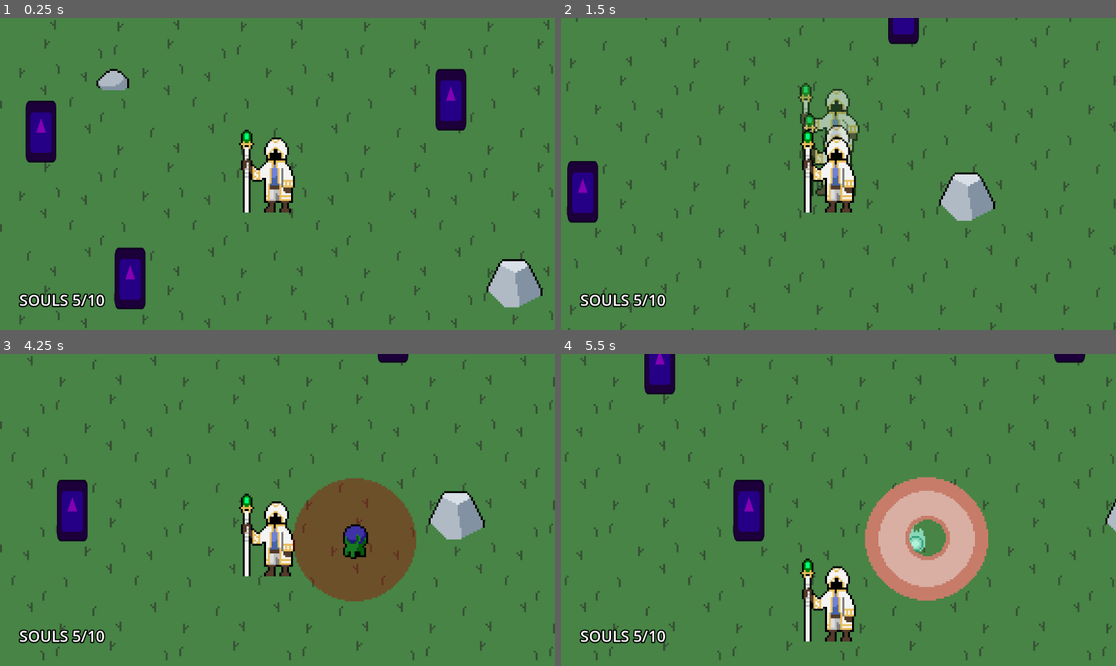
Above: before the commit, frames 1-4 (two rows, left to right).
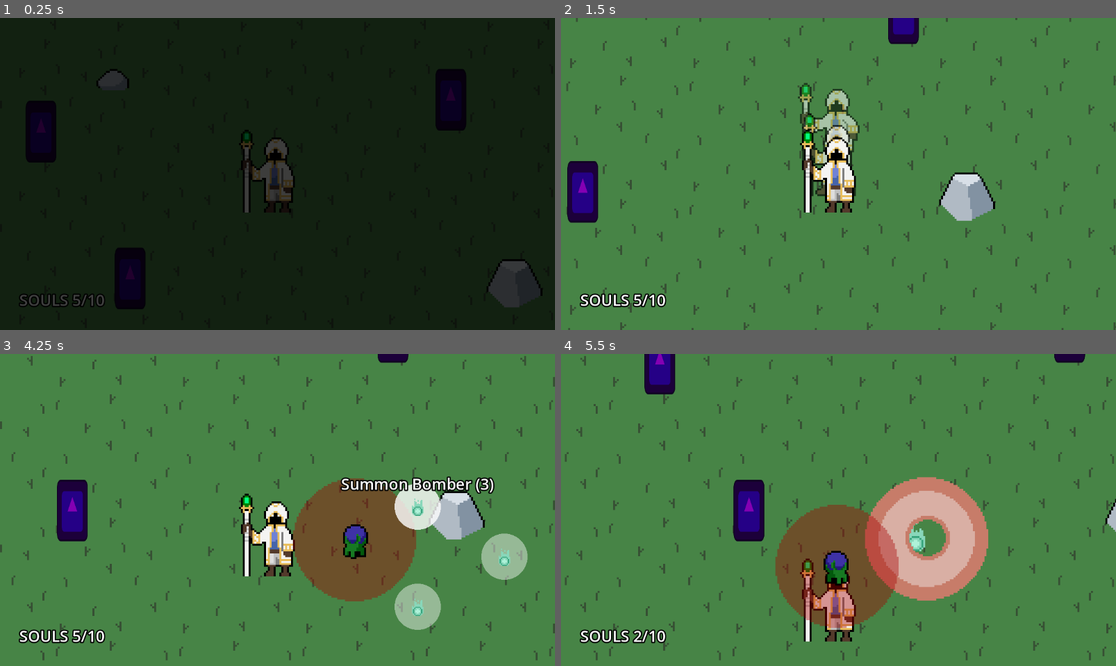
Above: after the commit, the same moments.

Repository: SleepyStudios/SummonerSurvivor
Game: Godot game, scene res://scenes/main.tscn
Two runs of this game, one before a commit and one after it. Both use one fixed random seed, a clock stepped at 60 frames per second and the inputs below. The engine's default icon, where the game draws it, is replaced by a stand-in: a white triangle on a blue panel in a dark square.
Inputs (mouse positions are in pixels of both pictures, inside the frame that each line leads up to):
- Up to frame 1 (0.25 s): no input
- Up to frame 2 (1.5 s): move the mouse to (960, 158) at 0.52 s; hold Right (right) 0.53-1.28 s; click (960, 158) at 0.6 s; move the mouse to (727, 189) at 1.27 s; hold Down (down) from 1.28 s (still down); tap Space (dash) at 1.35 s
- Up to frame 3 (4.25 s): click (166, 525) at 1.55 s; move the mouse to (333, 441) at 2.02 s; release Down (down) at 2.03 s; hold Right (right) 2.03-2.78 s; click (333, 441) at 2.1 s; move the mouse to (249, 572) at 2.77 s; hold Up (up) 2.78-3.53 s; click (249, 572) at 2.85 s; move the mouse to (444, 556) at 3.52 s; hold Left (left) from 3.53 s (still down); tap Space (dash) at 3.6 s; click (444, 556) at 3.8 s; right-click (444, 556) at 4.15 s
- Up to frame 4 (5.5 s): move the mouse to (672, 463) at 4.27 s; click (672, 463) at 4.35 s; move the mouse to (866, 510) at 5.02 s; release Left (left) at 5.03 s; hold Down (down) from 5.03 s (still down); click (866, 510) at 5.1 s

The runs differ from the first frame. In frame 1, 99% of the frame differs, in the area x 0-100%, y 0-100%; in frame 2, nothing differs; in frame 3, 3.8%; in frame 4, 6.8%.

Commit message:
better summon menu

Diff:
--- a/project.godot
+++ b/project.godot
@@ -60,3 +60,18 @@
 "events": [Object(InputEventMouseButton,"resource_local_to_scene":false,"resource_name":"","device":-1,"window_id":0,"a …(259 unchanged characters)…
 ]
 }
+scroll_up={
+"deadzone": 0.5,
+"events": [Object(InputEventMouseButton,"resource_local_to_scene":false,"resource_name":"","device":-1,"window_id":0,"alt_pressed":false,"shift_pressed":false,"ctrl_pressed":false,"meta_pressed":false,"button_mask":0,"position":Vector2(0, 0),"global_position":Vector2(0, 0),"factor":1.0,"button_index":4,"canceled":false,"pressed":false,"double_click":false,"script":null)
+]
+}
+scroll_down={
+"deadzone": 0.5,
+"events": [Object(InputEventMouseButton,"resource_local_to_scene":false,"resource_name":"","device":-1,"window_id":0,"alt_pressed":false,"shift_pressed":false,"ctrl_pressed":false,"meta_pressed":false,"button_mask":0,"position":Vector2(0, 0),"global_position":Vector2(0, 0),"factor":1.0,"button_index":5,"canceled":false,"pressed":false,"double_click":false,"script":null)
+]
+}
+choose_summon={
+"deadzone": 0.5,
+"events": [Object(InputEventMouseButton,"resource_local_to_scene":false,"resource_name":"","device":-1,"window_id":0,"alt_pressed":false,"shift_pressed":false,"ctrl_pressed":false,"meta_pressed":false,"button_mask":1,"position":Vector2(284, 24),"global_position":Vector2(292, 104),"factor":1.0,"button_index":1,"canceled":false,"pressed":true,"double_click":false,"script":null)
+]
+}
--- a/scenes/main.tscn
+++ b/scenes/main.tscn
@@ -1,14 +1,13 @@
-[gd_scene load_steps=14 format=3 uid="uid://divr04l50vppw"]
+[gd_scene load_steps=16 format=3 uid="uid://divr04l50vppw"]
 
 [ext_resource type="Texture2D" uid="uid://crmcwehtwe8eo" path="res://assets/world/grass.png" id="1_wgp2o"]
 [ext_resource type="PackedScene" uid="uid://c4if563vdqfb" path="res://scenes/world/big_rock.tscn" id="2_nbd1h"]
 [ext_resource type="Script" path="res://scripts/monuments_spawner.gd" id="3_loki5"]
 [ext_resource type="PackedScene" uid="uid://dqqik74dpfhvf" path="res://scenes/world/small_rock.tscn" id="3_r2e6h"]
 [ext_resource type="Script" path="res://scripts/spawner.gd" id="4_d5jgv"]
-[ext_resource type="Texture2D" uid="uid://dmf5o33urhy8a" path="res://assets/soul.png" id="5_6bfam"]
 [ext_resource type="Script" path="res://scripts/radial_menu.gd" id="6_lhuss"]
-[ext_resource type="Theme" uid="uid://yu1dowvtkl7f" path="res://assets/theme.tres" id="7_t471f"]
-[ext_resource type="Script" path="res://scripts/summon_button.gd" id="8_0lvb4"]
+[ext_resource type="PackedScene" uid="uid://51lwhs82udsv" path="res://scenes/ui/summon_button.tscn" id="7_3qbdf"]
+[ext_resource type="Theme" uid="uid://yu1dowvtkl7f" path="res://assets/ui/theme.tres" id="7_t471f"]
 [ext_resource type="Script" path="res://scripts/souls_label.gd" id="10_3dof2"]
 [ext_resource type="PackedScene" uid="uid://c7ylt42bmheo6" path="res://scenes/player.tscn" id="10_ikbc3"]
 
@@ -17,6 +16,67 @@
 
 [sub_resource type="RectangleShape2D" id="RectangleShape2D_y87is"]
 size = Vector2(100, 1920)
+
+[sub_resource type="Animation" id="Animation_kjypw"]
+length = 0.001
+tracks/0/type = "value"
+tracks/0/imported = false
+tracks/0/enabled = true
+tracks/0/path = NodePath(".:color")
+tracks/0/interp = 1
+tracks/0/loop_wrap = true
+tracks/0/keys = {
+"times": PackedFloat32Array(0),
+"transitions": PackedFloat32Array(1),
+"update": 0,
+"values": [Color(0, 0, 0, 1)]
+}
+tracks/1/type = "value"
+tracks/1/imported = false
+tracks/1/enabled = true
+tracks/1/path = NodePath(".:position")
+tracks/1/interp = 1
+tracks/1/loop_wrap = true
+tracks/1/keys = {
+"times": PackedFloat32Array(0),
+"transitions": PackedFloat32Array(1),
+"update": 0,
+"values": [Vector2(0, 0)]
+}
+
+[sub_resource type="Animation" id="Animation_gbq3t"]
+resource_name = "fade_out"
+length = 2.0
+tracks/0/type = "value"
+tracks/0/imported = false
+tracks/0/enabled = true
+tracks/0/path = NodePath(".:color")
+tracks/0/interp = 1
+tracks/0/loop_wrap = true
+tracks/0/keys = {
+"times": PackedFloat32Array(0, 1),
+"transitions": PackedFloat32Array(1, 1),
+"update": 0,
+"values": [Color(0, 0, 0, 1), Color(0, 0, 0, 0)]
+}
+tracks/1/type = "value"
+tracks/1/imported = false
+tracks/1/enabled = true
+tracks/1/path = NodePath(".:position")
+tracks/1/interp = 1
+tracks/1/loop_wrap = true
+tracks/1/keys = {
+"times": PackedFloat32Array(0, 1.5),
+"transitions": PackedFloat32Array(1, 1),
+"update": 0,
+"values": [Vector2(0, 0), Vector2(2.08165e-12, -1000)]
+}
+
+[sub_resource type="AnimationLibrary" id="AnimationLibrary_vagu1"]
+_data = {
+"RESET": SubResource("Animation_kjypw"),
+"fade_out": SubResource("Animation_gbq3t")
+}
 
 [node name="Scene" type="Node2D"]
 texture_filter = 1
@@ -71,148 +131,20 @@
 [node name="Monuments" type="Node2D" parent="."]
 script = ExtResource("3_loki5")
 
-[node name="RadialMenu" type="Control" parent="."]
-visible = false
+[node name="RadialMenu" type="Node2D" parent="."]
 z_index = 999
-layout_mode = 3
-anchors_preset = 8
-anchor_left = 0.5
-anchor_top = 0.5
-anchor_right = 0.5
-anchor_bottom = 0.5
-offset_left = 556.0
-offset_top = 304.0
-offset_right = 596.0
-offset_bottom = 344.0
-grow_horizontal = 2
-grow_vertical = 2
 script = ExtResource("6_lhuss")
 
-[node name="Button" type="Button" parent="RadialMenu"]
-custom_minimum_size = Vector2(90, 90)
-layout_mode = 0
-offset_top = -90.0
-offset_right = 90.0
-tooltip_text = "Summon Bomber (5)"
-theme = ExtResource("7_t471f")
-disabled = true
-script = ExtResource("8_0lvb4")
-creature_name = "Bomber"
-creature_scene = "bomber"
-cost = 5
+[node name="SummonButton" parent="RadialMenu" instance=ExtResource("7_3qbdf")]
+position = Vector2(-60, -103.923)
 
-[node name="TextureRect" type="TextureRect" parent="RadialMenu/Button"]
-modulate = Color(1, 1, 1, 0.196078)
-layout_mode = 1
-anchors_preset = 8
-anchor_left = 0.5
-anchor_top = 0.5
-anchor_right = 0.5
-anchor_bottom = 0.5
-offset_left = -20.0
-offset_top = -20.0
-offset_right = 20.0
-offset_bottom = 20.0
-grow_horizontal = 2
-grow_vertical = 2
-texture = ExtResource("5_6bfam")
-expand_mode = 2
-stretch_mode = 4
+[node name="SummonButton2" parent="RadialMenu" instance=ExtResource("7_3qbdf")]
+position = Vector2(-60, 103.923)
+cost = 1
 
-[node name="Button2" type="Button" parent="RadialMenu"]
-custom_minimum_size = Vector2(90, 90)
-layout_mode = 0
-offset_left = -90.0
-offset_bottom = 90.0
-tooltip_text = "Summon Bomber (5)"
-theme = ExtResource("7_t471f")
-disabled = true
-script = ExtResource("8_0lvb4")
-creature_name = "Bomber"
-creature_scene = "bomber"
-cost = 5
-
-[node name="TextureRect" type="TextureRect" parent="RadialMenu/Button2"]
-modulate = Color(1, 1, 1, 0.196078)
-layout_mode = 1
-anchors_preset = 8
-anchor_left = 0.5
-anchor_top = 0.5
-anchor_right = 0.5
-anchor_bottom = 0.5
-offset_left = -20.0
-offset_top = -20.0
-offset_right = 20.0
-offset_bottom = 20.0
-grow_horizontal = 2
-grow_vertical = 2
-texture = ExtResource("5_6bfam")
-expand_mode = 2
-stretch_mode = 4
-
-[node name="Button3" type="Button" parent="RadialMenu"]
-custom_minimum_size = Vector2(90, 90)
-layout_mode = 0
-offset_top = 90.0
-offset_right = 90.0
-offset_bottom = 180.0
-tooltip_text = "Summon Bomber (5)"
-theme = ExtResource("7_t471f")
-disabled = true
-script = ExtResource("8_0lvb4")
-creature_name = "Bomber"
-creature_scene = "bomber"
-cost = 5
-
-[node name="TextureRect" type="TextureRect" parent="RadialMenu/Button3"]
-modulate = Color(1, 1, 1, 0.196078)
-layout_mode = 1
-anchors_preset = 8
-anchor_left = 0.5
-anchor_top = 0.5
-anchor_right = 0.5
-anchor_bottom = 0.5
-offset_left = -20.0
-offset_top = -20.0
-offset_right = 20.0
-offset_bottom = 20.0
-grow_horizontal = 2
-grow_vertical = 2
-texture = ExtResource("5_6bfam")
-expand_mode = 2
-stretch_mode = 4
-
-[node name="Button4" type="Button" parent="RadialMenu"]
-custom_minimum_size = Vector2(90, 90)
-layout_mode = 0
-offset_left = 90.0
-offset_right = 180.0
-offset_bottom = 90.0
-tooltip_text = "Summon Bomber (5)"
-theme = ExtResource("7_t471f")
-disabled = true
-script = ExtResource("8_0lvb4")
-creature_name = "Bomber"
-creature_scene = "bomber"
-cost = 5
-
-[node name="TextureRect" type="TextureRect" parent="RadialMenu/Button4"]
-modulate = Color(1, 1, 1, 0.196078)
-layout_mode = 1
-anchors_preset = 8
-anchor_left = 0.5
-anchor_top = 0.5
-anchor_right = 0.5
-anchor_bottom = 0.5
-offset_left = -20.0
-offset_top = -20.0
-offset_right = 20.0
-offset_bottom = 20.0
-grow_horizontal = 2
-grow_vertical = 2
-texture = ExtResource("5_6bfam")
-expand_mode = 2
-stretch_mode = 4
+[node name="SummonButton3" parent="RadialMenu" instance=ExtResource("7_3qbdf")]
+position = Vector2(120, 0)
+cost = 1
 
 [node name="Player" parent="." instance=ExtResource("10_ikbc3")]
 
@@ -231,8 +163,20 @@
 text = "SOULS"
 script = ExtResource("10_3dof2")
 
+[node name="ColorRect" type="ColorRect" parent="CanvasLayer"]
+anchors_preset = 15
+anchor_right = 1.0
+anchor_bottom = 1.0
+offset_right = 2304.0
+offset_bottom = 1296.0
+grow_horizontal = 2
+grow_vertical = 2
+color = Color(0, 0, 0, 1)
+
+[node name="AnimationPlayer" type="AnimationPlayer" parent="CanvasLayer/ColorRect"]
+libraries = {
+"": SubResource("AnimationLibrary_vagu1")
+}
+autoplay = "fade_out"
+
 [connection signal="timeout" from="Spawner/Timer" to="Spawner" method="_on_timer_timeout"]
-[connection signal="pressed" from="RadialMenu/Button" to="RadialMenu/Button" method="_on_pressed"]
-[connection signal="pressed" from="RadialMenu/Button2" to="RadialMenu/Button2" method="_on_pressed"]
-[connection signal="pressed" from="RadialMenu/Button3" to="RadialMenu/Button3" method="_on_pressed"]
-[connection signal="pressed" from="RadialMenu/Button4" to="RadialMenu/Button4" method="_on_pressed"]
--- a/scenes/player.tscn
+++ b/scenes/player.tscn
@@ -62,8 +62,6 @@
 }]
 
 [node name="Player" type="CharacterBody2D" groups=["player"]]
-z_index = 1
-y_sort_enabled = true
 collision_layer = 5
 motion_mode = 1
 script = ExtResource("1_t8i75")
@@ -83,6 +81,8 @@
 one_shot = true
 
 [node name="AnimatedSprite2D" type="AnimatedSprite2D" parent="."]
+z_index = 3
+y_sort_enabled = true
 texture_filter = 1
 scale = Vector2(4, 4)
 sprite_frames = SubResource("SpriteFrames_lcyxd")
--- /dev/null
+++ b/scenes/ui/summon_button.tscn
@@ -0,0 +1,40 @@
+[gd_scene load_steps=5 format=3 uid="uid://51lwhs82udsv"]
+
+[ext_resource type="Texture2D" uid="uid://2iwb3eg4e1i4" path="res://assets/ui/circle.png" id="1_o85rs"]
+[ext_resource type="Script" path="res://scripts/summon_button.gd" id="2_hq0s7"]
+[ext_resource type="Texture2D" uid="uid://dmf5o33urhy8a" path="res://assets/soul.png" id="3_r3cam"]
+[ext_resource type="Theme" uid="uid://yu1dowvtkl7f" path="res://assets/ui/theme.tres" id="4_d4x4b"]
+
+[node name="SummonButton" type="Sprite2D"]
+self_modulate = Color(1, 1, 1, 0.313726)
+z_index = 98
+position = Vector2(-60, -103.923)
+scale = Vector2(0.2, 0.2)
+texture = ExtResource("1_o85rs")
+script = ExtResource("2_hq0s7")
+creature_name = "Bomber"
+creature_scene = "bomber"
+cost = 3
+
+[node name="SummonIcon" type="Sprite2D" parent="."]
+z_index = 99
+scale = Vector2(12, 12)
+texture = ExtResource("3_r3cam")
+offset = Vector2(2.08165e-12, 4)
+hframes = 4
+
+[node name="Label" type="Label" parent="."]
+texture_filter = 2
+anchors_preset = 5
+anchor_left = 0.5
+anchor_right = 0.5
+offset_left = -1250.0
+offset_top = -350.0
+offset_right = -850.0
+offset_bottom = -305.0
+grow_horizontal = 2
+scale = Vector2(5, 5)
+pivot_offset = Vector2(2.08165e-12, 2.08165e-12)
+theme = ExtResource("4_d4x4b")
+text = "Summon Bomber (3)"
+horizontal_alignment = 1
--- a/scenes/world/monument.tscn
+++ b/scenes/world/monument.tscn
@@ -2,7 +2,7 @@
 
 [ext_resource type="Script" path="res://scripts/monument.gd" id="1_3sc60"]
 [ext_resource type="Texture2D" uid="uid://doyux5qiw0nid" path="res://icon.svg" id="2_lguh0"]
-[ext_resource type="Theme" uid="uid://yu1dowvtkl7f" path="res://assets/theme.tres" id="3_virni"]
+[ext_resource type="Theme" uid="uid://yu1dowvtkl7f" path="res://assets/ui/theme.tres" id="3_chybw"]
 
 [sub_resource type="RectangleShape2D" id="RectangleShape2D_4wuqk"]
 size = Vector2(64, 64)
@@ -48,7 +48,7 @@
 grow_horizontal = 2
 grow_vertical = 2
 size_flags_horizontal = 4
-theme = ExtResource("3_virni")
+theme = ExtResource("3_chybw")
 text = "OFFER SOULS"
 horizontal_alignment = 1
 
--- a/scripts/player.gd
+++ b/scripts/player.gd
@@ -9,7 +9,6 @@
 @onready var dash_cooldown_timer: Timer = $"DashCooldownTimer"
 @onready var bg: Sprite2D = $"../BG"
 @onready var monuments_spawner: MonumentsSpawner = $"../Monuments"
-@onready var radial_menu: RadialMenu = $"../RadialMenu"
 @onready var sprite: AnimatedSprite2D = $"AnimatedSprite2D"
 
 var dash_sprite = preload("res://scenes/dash_sprite.tscn")
@@ -36,7 +35,6 @@
 	velocity = input_direction * speed
 
 	if velocity != Vector2.ZERO:
-		radial_menu.visible = false
 		sprite.play("walking")
 
 		if velocity.x > 0:
--- a/scripts/radial_menu.gd
+++ b/scripts/radial_menu.gd
@@ -1,12 +1,17 @@
 @tool
-class_name RadialMenu extends Control
+class_name RadialMenu extends Node2D
 
 @onready var player: Player = $"../Player"
 
-const MOUSE_OFFSET = Vector2(44, 44)
+const RADIUS = 120
+
+var scroll_idx = 0
+var tmr_can_scroll = 0
+var can_scroll = true
 
 func _ready() -> void:
 	visible = false
+	_toggle_current_scroll_idx_button()
 
 func arrange_in_circle(n: int, r: float, center = Vector2.ZERO, start_offset = 0.0) -> Array:
 	var output = []
@@ -16,14 +21,42 @@
 		output.push_front(pos + center)
 	return output
 
-func _process(_delta: float) -> void:
+func _unhandled_input(event: InputEvent):
+	if event is InputEventPanGesture and can_scroll:
+		if event.delta.y < 0:
+			_toggle_current_scroll_idx_button()
+			scroll_idx -= 1
+			_toggle_current_scroll_idx_button()
+			can_scroll = false
+		elif event.delta.y > 0:
+			_toggle_current_scroll_idx_button()
+			scroll_idx += 1
+			_toggle_current_scroll_idx_button()
+			can_scroll = false
+
+func _toggle_current_scroll_idx_button() -> void:
+	get_children()[scroll_idx % get_children().size()].toggle()
+
+func _physics_process(_delta: float) -> void:
+	if not Engine.is_editor_hint():
+		position = get_global_mouse_position()
+
+func _process(delta: float) -> void:
 	if Engine.is_editor_hint():
 		var idx = 0
-		for pos in arrange_in_circle(get_children().size(), 90.0):
+		for pos in arrange_in_circle(get_children().size(), RADIUS):
 			get_children()[idx].position = pos
 			idx += 1
 
 	if not Engine.is_editor_hint():
-		if Input.is_action_just_pressed("open_summon_menu") and player.velocity == Vector2.ZERO:
-			visible = true
-			position = get_global_mouse_position() - MOUSE_OFFSET
+		if Input.is_action_just_pressed("open_summon_menu"):
+			visible = not visible
+
+		if Input.is_action_just_pressed("choose_summon") and visible:
+			get_children()[scroll_idx % get_children().size()].press()
+
+		if visible:
+			tmr_can_scroll += delta
+			if tmr_can_scroll >= 0.3:
+				can_scroll = true
+				tmr_can_scroll = 0
--- a/scripts/summon_button.gd
+++ b/scripts/summon_button.gd
@@ -1,26 +1,41 @@
 @tool
-extends Button
+extends Sprite2D
 
 @export var creature_name: String
 @export var creature_scene: String
 @export var cost: int
 
 @onready var player: Player = $"../../Player"
-@onready var cam: Camera2D = $"../../Player/Camera2D"
+@onready var label: Label = $"Label"
+
+var selected = false
+var disabled = false
 
 func _ready() -> void:
-	tooltip_text = "Summon %s (%s)" % [creature_name, cost]
+	if not Engine.is_editor_hint():
+		label.text = "Summon %s (%s)" % [creature_name, cost]
+		label.visible = false
+
+func _check_disabled() -> bool:
+	return player.souls < cost
 
 func _process(_delta: float) -> void:
-	(get_child(0) as TextureRect).modulate = Color(1, 1, 1, 50 / 255.0) if disabled else Color.WHITE
+	if not Engine.is_editor_hint():
+		$"SummonIcon".modulate = Color(1, 1, 1, 100 / 255.0) if _check_disabled() else Color.WHITE
+		var opacity = 0.8 if selected and not _check_disabled() else (110 / 255.0)
+		var bit = 0.5 if _check_disabled() else 1.0
+		self_modulate = Color(1, bit, bit, opacity)
 
-	if not Engine.is_editor_hint():
-		disabled = player.souls < cost
+func toggle() -> void:
+	selected = not selected
+	label.visible = selected
 
-func _on_pressed() -> void:
-	print("res://scenes/%s.tscn %s %s" % [creature_scene, get_parent().position, player.position])
+func press() -> void:
+	if _check_disabled():
+		return
+
 	var creature = load("res://scenes/%s.tscn" % [creature_scene]).instantiate()
-	creature.position = get_parent().position + get_parent().MOUSE_OFFSET
+	creature.position = get_parent().position
 
 	player.get_parent().add_child(creature)
 
Binary file added: assets/ui/circle.png
Not shown, added: assets/ui/circle.png.import
Renamed: assets/theme.tres -> assets/ui/theme.tres
